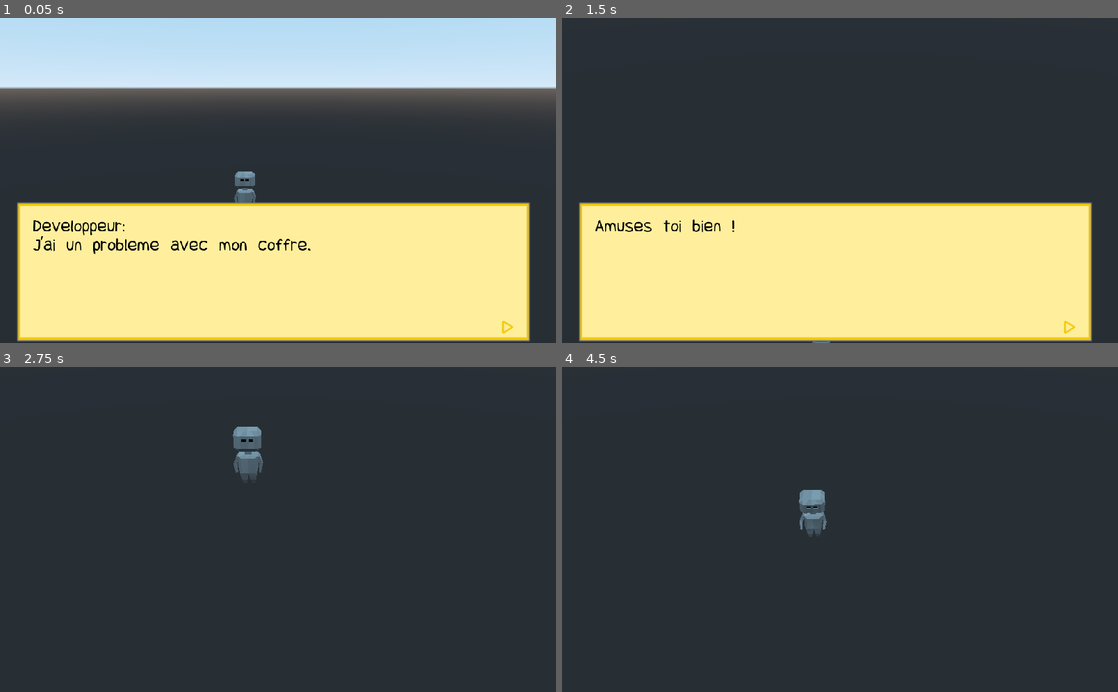
Above: before the commit, frames 1-4 (two rows, left to right).
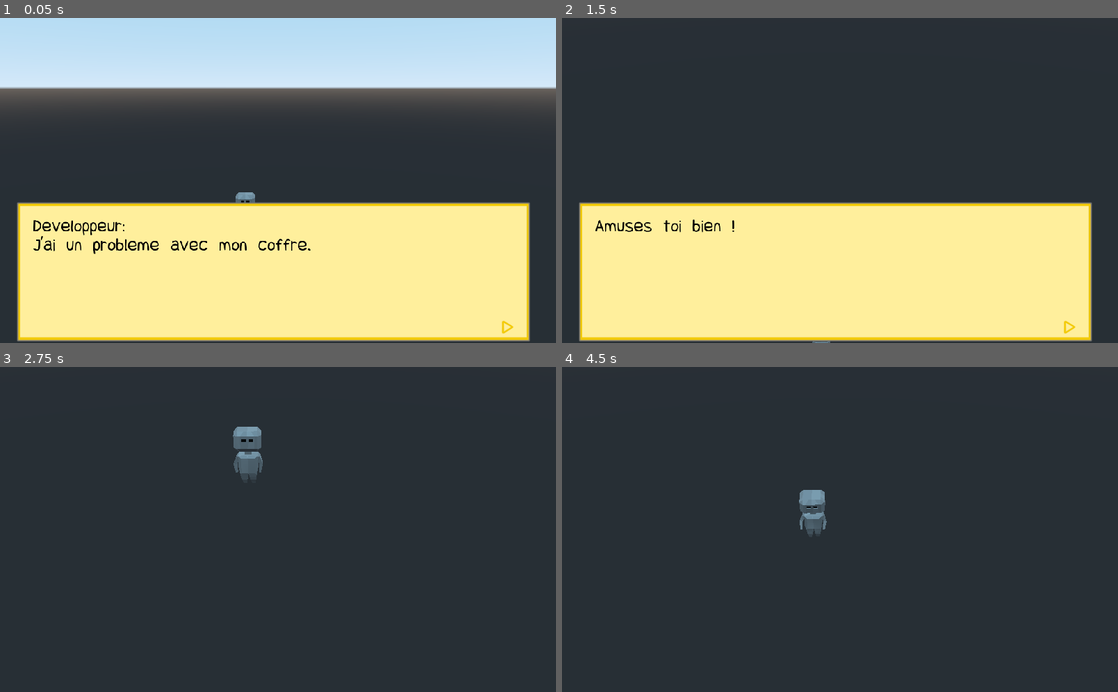
Above: after the commit, the same moments.

Repository: pisgah-fogel/SmallWorld3D
Game: Godot game, scene res://TestScene.tscn
Same seed, same stepped clock (60 frames per second), same inputs: the game is played once before the commit and once after it.
Inputs (mouse positions are in pixels of both pictures, inside the frame that each line leads up to):
- Up to frame 1 (0.05 s): no input
- Up to frame 2 (1.5 s): tap Enter at 0.5 s; move the mouse to (962, 164) at 0.52 s; hold Right (ui_right) 0.53-1.25 s; hold A (ui_action) 0.53-1.25 s; click (962, 164) at 0.67 s; tap Space at 1.25 s; drag from (728, 196) to (812, 245) at 1.27 s
- Up to frame 3 (2.75 s): tap Enter at 2 s; move the mouse to (333, 458) at 2.02 s; hold Right (ui_right) from 2.03 s (still down); hold A (ui_action) from 2.03 s (still down)
- Up to frame 4 (4.5 s): release Right (ui_right) at 2.75 s; release A (ui_action) at 2.75 s; drag from (812, 594) to (673, 480) at 2.77 s; move the mouse to (1006, 578) at 3.52 s; hold Left (ui_left) 3.53-4.25 s; hold A (ui_action) 3.53-4.25 s; tap Escape (ui_cancel) at 4.15 s; tap Space at 4.25 s; drag from (673, 480) to (756, 448) at 4.27 s

The runs differ from the first frame. In frame 1, 0.3% of the frame differs, in the area x 42-46%, y 47-57%; in frame 2, less than 0.1%; in frame 3, less than 0.1%; in frame 4, less than 0.1%.

Commit message:
Pull Fishing bait & stop fishing on movement

Diff:
--- a/Character.gd
+++ b/Character.gd
@@ -121,9 +121,18 @@
 	pass
 
 func event_fishing(event):
-	if event.is_action_pressed("ui_cancel") or event.is_action_pressed("ui_inventory"):
+	if event.is_action_pressed("ui_cancel") or event.is_action_pressed("ui_inventory") or event.is_action_pressed("ui_right")\
+		or event.is_action_pressed("ui_left") or event.is_action_pressed("ui_up") or event.is_action_pressed("ui_down"):
 		stop_fishing()
-	# TODO: pull bait back if ui_action and frighten or catch...
+	elif event.is_action_pressed("ui_action"):
+		if mBait:
+			# Move bait to the player
+			var dir = (get_global_transform().origin - mBait.get_global_transform().origin).normalized()
+			mBait.global_translate(dir*0.1)
+			if mBait.get_global_transform().origin.distance_to(get_global_transform().origin) < 1.5:
+				stop_fishing()
+		else:
+			mState = State.MOVE
 
 func stop_fishing():
 	if mBait:
@@ -156,6 +165,7 @@
 func state_gotFish(delta):
 	# TODO move the fish to the character
 	if newFish != null:
+		#var fishGlobal = newFish.get_global_transform().origin
 		var fishGlobal = newFish.to_global(Vector3.ZERO)
 		var trans = Vector3.ZERO
 		if fishGlobal.y < translation.y + high_caught_fish:
@@ -166,8 +176,7 @@
 		newFish.global_translate(trans*delta*10.0)
 		if Vector2(fishGlobal.x, fishGlobal.z).distance_to(Vector2(translation.x, translation.z)) < 1:
 			stop_gotFish()
-			print("Fish ", fishGlobal.x, " ", fishGlobal.z)
-			print("Me ", translation.x, " ", translation.y)
+
 	else:
 		stop_gotFish()
 
--- a/TestScene.tscn
+++ b/TestScene.tscn
@@ -29,18 +29,18 @@
 [node name="Character" type="KinematicBody" parent="." groups=[
 "save",
 ]]
-transform = Transform( 1, 0, 0, 0, 1, 0, 0, 0, 1, 7.083, -0.38525, 0 )
+transform = Transform( 1, 0, 0, 0, 1, 0, 0, 0, 1, 7.083, -0.00892106, 0 )
 collision_layer = 2
 script = ExtResource( 3 )
 
 [node name="Robot" parent="Character" instance=ExtResource( 2 )]
-transform = Transform( 1, 0, 0, 0, 1, 0, 0, 0, 1, 0, 0.969508, 0 )
+transform = Transform( 1, 0, 0, 0, 1, 0, 0, 0, 1, 0, -0.0167343, 0 )
 
 [node name="CameraTarget" type="Spatial" parent="Character"]
-transform = Transform( 1, 0, 0, 0, 0.837089, 0.547067, 0, -0.547067, 0.837089, 0.85197, 7.44026, 9.56242 )
+transform = Transform( 1, 0, 0, 0, 0.837089, 0.547067, 0, -0.547067, 0.837089, 0.85197, 6.45402, 9.56242 )
 
 [node name="CollisionShape" type="CollisionShape" parent="Character"]
-transform = Transform( 1, 0, 0, 0, 1, 0, 0, 0, 1, 0.00174427, 1.8988, 0.0912843 )
+transform = Transform( 1, 0, 0, 0, 1, 0, 0, 0, 1, 0.00174427, 0.912558, 0.0912843 )
 shape = SubResource( 1 )
 
 [node name="Timer" type="Timer" parent="Character"]
